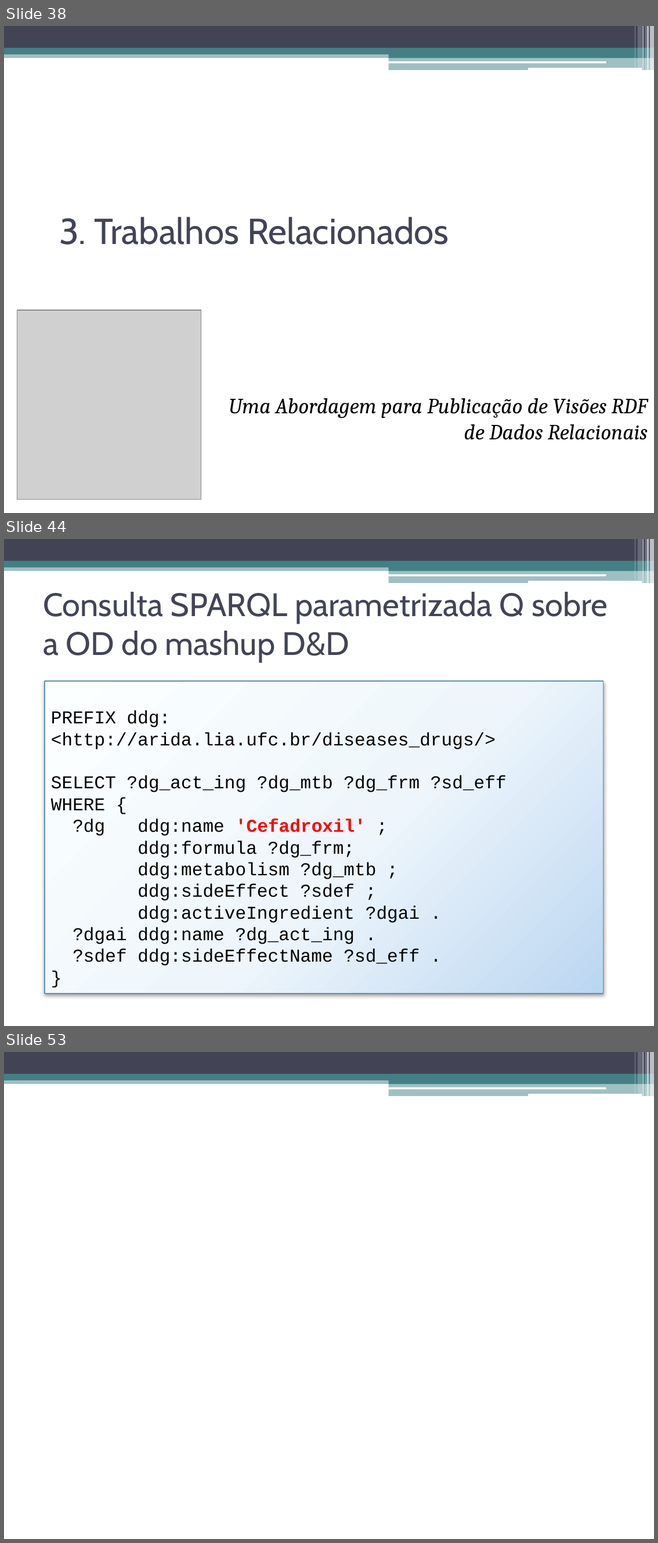
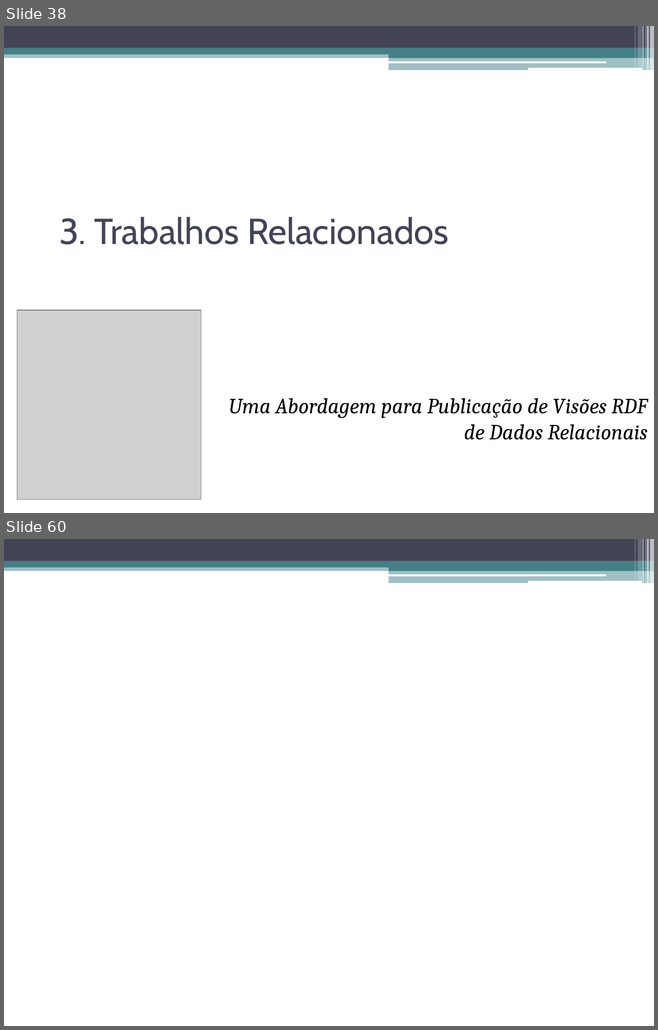
Before and after one commit to luiseufrasio/mestrado-ufc-eufrasio, a slide deck: dissertação/dissertacao_eufrasio-slides.pptx. Shown one above the other, each under a label of ours: slides 38, 44 and 53 before the commit, slides 38 and 60 after it; the slides between them are not shown. The pictures are 658x1543 and 658x1030 pixels, drawn with LibreOffice and Linux fonts; fonts in the diff are those of the drawing; grey boxes stand for pictures. Boxes give left, top, right and bottom in pixels: in the first picture for what was removed or moved away, otherwise in the second. Text is boxed around its words. In the diff, an @@ line names an element or a change of style, - is before the commit and + after.

```diff
--- a/dissertação/dissertacao_eufrasio-slides.pptx
+++ b/dissertação/dissertacao_eufrasio-slides.pptx
@@ slide 44 removed at <box>4,539,654,1026</box>, background #FFFFFF; not listed: 13 template elements that a slide beside it also shows @@
@@ title removed at <box>43,592,607,662</box> @@
-Consulta SPARQL parametrizada Q sobre a OD do mashup D&D
@@ rectangle removed at <box>44,681,603,994</box> @@
-PREFIX ddg: <http://arida.lia.ufc.br/diseases_drugs/>
-SELECT ?dg_act_ing ?dg_mtb ?dg_frm ?sd_eff
-WHERE {
-?dg ddg:name 'Cefadroxil' ;
-ddg:formula ?dg_frm;
-ddg:metabolism ?dg_mtb ;
-ddg:sideEffect ?sdef ;
-ddg:activeIngredient ?dgai .
-?dgai ddg:name ?dg_act_ing .
-?sdef ddg:sideEffectName ?sd_eff .
-}
@@ what was slide 53 is now slide 60 @@
```
Also in this commit, not shown: 1 slide changed, 20 slides added, 12 other slides removed, 1 other file.
